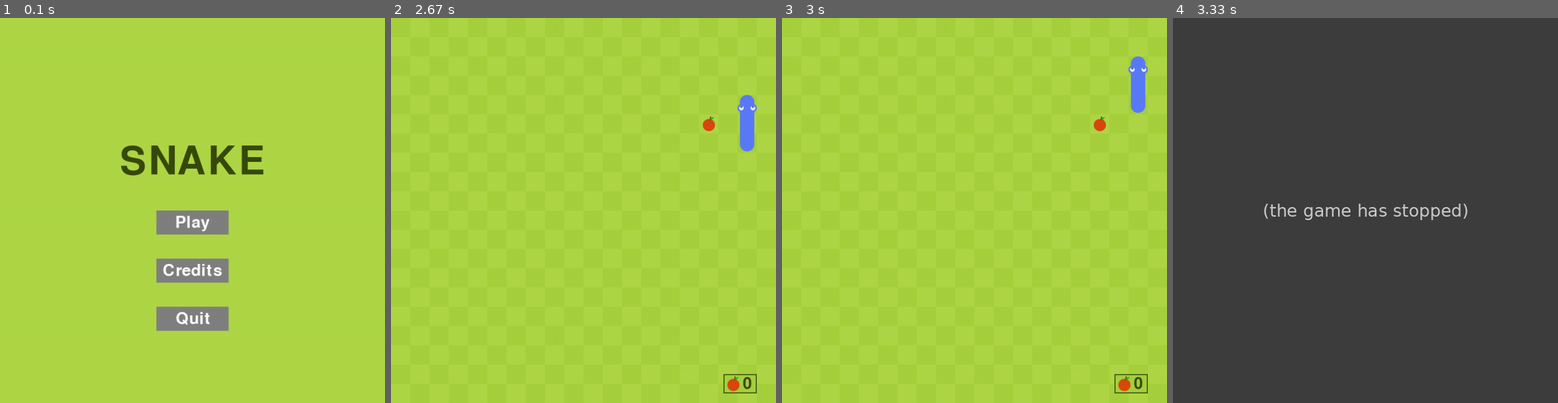
Above: before the commit, frames 1-4 (left to right).
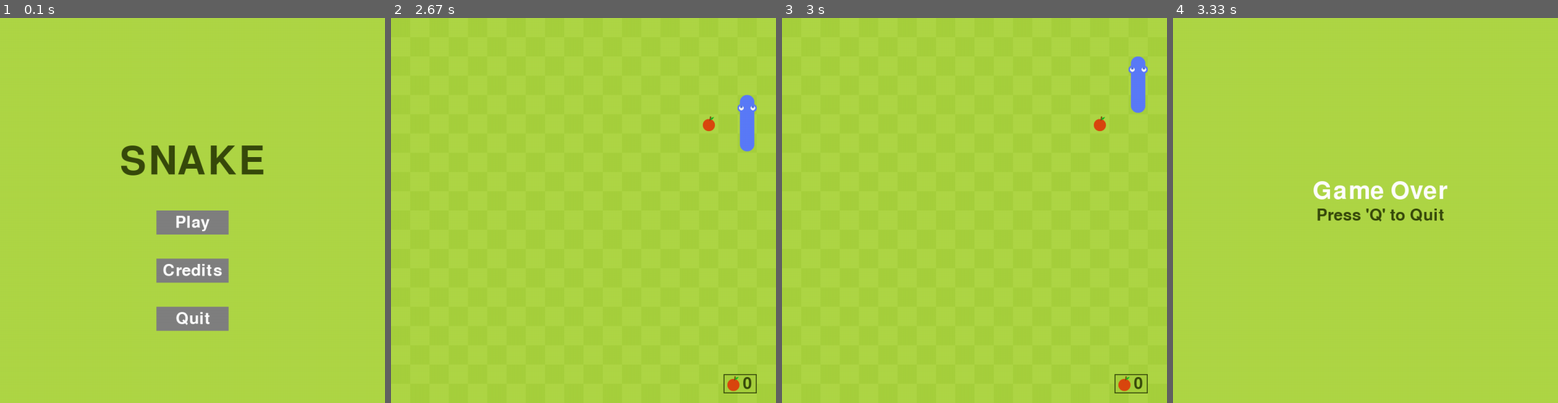
Above: after the commit, the same moments.

Repository: x10combo/Snake-PyGame-
Game: pygame game, started from main.py
Same seed, same stepped clock (60 frames per second), same inputs: the game is played once before the commit and once after it.
Inputs (mouse positions are in pixels of both pictures, inside the frame that each line leads up to):
- Up to frame 1 (0.1 s): no input
- Up to frame 2 (2.67 s): click "Play" at 0.38 s; click (583, 222) at 0.72 s; hold Right 1-1.47 s; hold Up 1.5-1.97 s; hold Right 2-2.47 s; hold Up from 2.5 s (still down)
- Up to frame 3 (3 s): keep holding Up
- Up to frame 4 (3.33 s): release Up at 3.03 s; click (1246, 152) at 3.12 s

Frames 1-3 are identical in both runs. In frame 4, 100% of the frame differs, in the area x 0-100%, y 0-100%.
Before the commit the program exited at 3.22 s; later frames show no game.

Commit message:
Merged changes from Serki and Xhoni's work regarding: -Creating a suspended end game condition -Adding a game over screen -Adding a seperate Quit mechanic

Diff:
--- a/main.py
+++ b/main.py
@@ -4,7 +4,9 @@
 import random
 from pygame.math import Vector2
 
-SCREEN = pygame.display.set_mode((1280, 720))
+screen_width = 860
+screen_height = 720
+SCREEN = pygame.display.set_mode((screen_width, screen_height))
 BACKGROUND_IMAGE = pygame.image.load(os.path.join("Graphics", "Background.png")).convert()
 pygame.display.set_caption("Menu")
 
@@ -124,6 +126,7 @@
     def __init__(self):
         self.snake = SNAKE()
         self.fruit = FRUIT()
+        self.fail = False
 
     def update(self):
         self.snake.move_snake()
@@ -151,8 +154,31 @@
                 self.game_over()
 
     def game_over(self):
-        pygame.quit()
-        sys.exit()
+        game_over_font = pygame.font.Font(None, 75)
+        game_over_text = game_over_font.render("Game Over", True, (255, 255, 255))
+        game_over_text_rect = game_over_text.get_rect(center=(screen_width // 2, screen_height // 2))
+
+        while True:
+            for event in pygame.event.get():
+                if event.type == pygame.QUIT:
+                    pygame.quit()
+                    quit()
+                if event.type == pygame.KEYDOWN:
+                    if event.key == pygame.K_q:
+                        pygame.quit()
+                        sys.exit()
+                    if event.key == pygame.K_r:
+                        return
+
+            screen.fill((175, 215, 70))
+            screen.blit(game_over_text, game_over_text_rect)
+
+            quit_text = game_font.render("Press 'Q' to Quit", True, (56, 74, 12))
+            quit_rect = quit_text.get_rect(center=(screen_width // 2, screen_height // 2 + 50))
+            screen.blit(quit_text, quit_rect)
+
+            pygame.display.update()
+            clock.tick(60)
 
     def fruit_spawn(self):
         while self.fruit.pos in self.snake.body:
